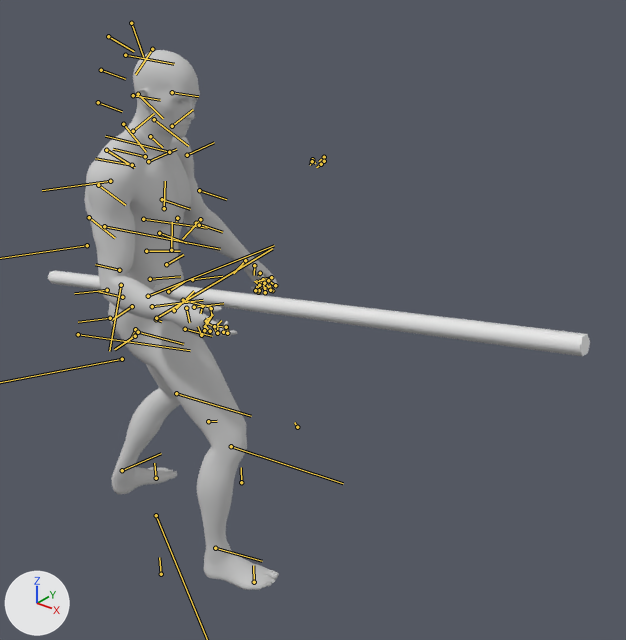
The FBX model Character/Animation/ZWM/Attack/Weapon_8/Weapon_8_Attack_2/RootAnim_Weapon_8_Attack_2.FBX: old version first, new version second.
Rendered twice from a camera (50 mm lens) standing at (2.85, -1.71, 2.1) and looking at (1.26, 0.28, 0.86). The axes (+X, +Y, +Z) are drawn at lower left. The lights are the same throughout. Both versions are drawn at frame 42 of the action 'Take 001'; the numbers are the values there. The bones that bend it are drawn over the model as lines.

Objects in the first picture: 'Cylinder002', 'Male_Body', 'Male_Eyeball', 'Male_Foot', 'Male_Hand', 'Male_Head', 'Male_Leg'.
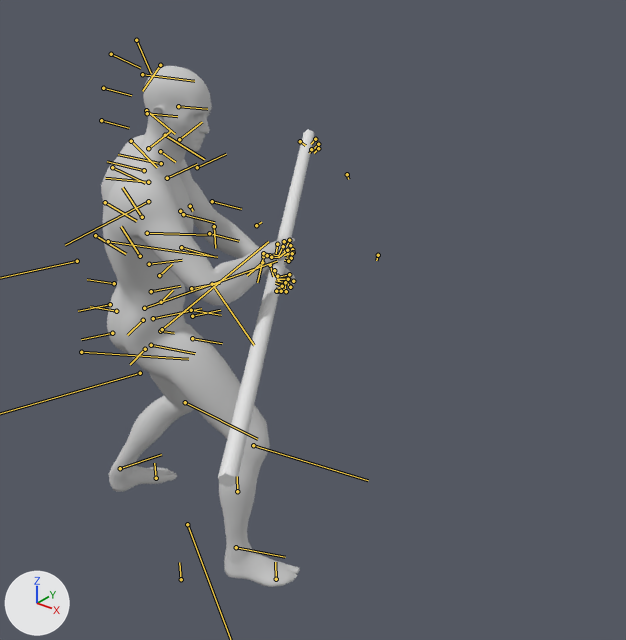
ob_point_take_r is not drawn itself; it is the parent of ob_cylinder002.

The edits, one by one:
Object 'Bip001' (bone_rig_object) moves from (0.47, -0.22, 87.92) to (0.67, -0.78, 84.0).
Object 'Bip001' (bone_rig_object) turns from (1, 0, 57) to (2, 1, 67) degrees about its own x, y and z.
Bone 'Bip001 Spine' (bone_bip001_spine) turns from (-10, 0, -4) to (-4, 1, -3) degrees about its own x, y and z.
Bone 'Bip001 Spine1' (bone_bip001_spine1) turns from (-10, -2, 10) to (-4, 0, 11) degrees about its own x, y and z.
Bone 'Bip001 Spine2' (bone_bip001_spine2) turns from (-9, 0, 9) to (-3, 1, 11) degrees about its own x, y and z.
Bone 'Bip001 Head' (bone_bip001_head) turns from (-1, -1, 1) to (-11, 2, -1) degrees about its own x, y and z.
Bone 'Bip001 L Clavicle' (bone_bip001_l_clavicle) turns from (4, -2, -30) to (5, -1, -44) degrees about its own x, y and z.
Bone 'Bip001 L UpperArm' (bone_bip001_l_upperarm) turns from (15, 22, 2) to (22, 22, -27) degrees about its own x, y and z.
Bone 'Bip001 L Hand' (bone_bip001_l_hand) turns from (-38, 8, -12) to (-47, 10, -16) degrees about its own x, y and z.
Bone 'Bip001 R Clavicle' (bone_bip001_r_clavicle) turns from (0, -1, -3) to (-1, 0, -5) degrees about its own x, y and z.
Bone 'Bip001 R UpperArm' (bone_bip001_r_upperarm) turns from (13, -32, -8) to (-24, -13, -35) degrees about its own x, y and z.
Bone 'Bip001 R Forearm' (bone_bip001_r_forearm) turns from (0, 0, -53) to (0, 0, -71) degrees about its own x, y and z.
Bone 'Bip001 R Hand' (bone_bip001_r_hand) turns from (46, 0, -1) to (-15, -7, -5) degrees about its own x, y and z.
Bone 'Bip001 R Thigh' (bone_bip001_r_thigh) turns from (25, -20, 31) to (28, -27, 36) degrees about its own x, y and z.
Bone 'Bip001 R Calf' (bone_bip001_r_calf) turns from (0, 0, -39) to (0, 0, -47) degrees about its own x, y and z.
Bone 'Bip001 L Thigh' (bone_bip001_l_thigh) turns from (-2, 3, 16) to (18, -2, 22) degrees about its own x, y and z.
Bone 'Bip001 L Calf' (bone_bip001_l_calf) turns from (0, 0, -44) to (0, 0, -54) degrees about its own x, y and z.

Pixel boxes (x1, y1, x2, y2) of what changed, in the pictures (626 x 640 px):
'Male_Body', posed
    before: (84, 135, 244, 320)
    after: (101, 136, 266, 315)
'Male_Leg', posed (17% wider)
    before: (108, 280, 247, 544)
    after: (107, 289, 270, 543)
'Cylinder002', posed (82% narrower, 317% taller)
    before: (48, 271, 590, 356)
    after: (218, 129, 314, 487)
'Male_Head', posed
    before: (119, 50, 200, 208)
    after: (125, 66, 212, 197)
'Male_Foot', posed (14% wider)
    before: (111, 461, 279, 590)
    after: (109, 459, 300, 587)
'Male_Hand', posed
    before: (157, 247, 278, 337)
    after: (254, 238, 296, 293)
'Male_Eyelash', posed (not visible afterwards)
    before: (177, 98, 199, 104)
'Male_Eyeball', posed (not visible afterwards)
    before: (179, 98, 197, 102)
bone 'Bip001 Spine', root to tip
    before: (150, 279) to (180, 276)
    after: (151, 291) to (180, 286)
bone 'Bip001 Spine1', root to tip
    before: (146, 251) to (180, 251)
    after: (149, 264) to (182, 260)
bone 'Bip001 Spine2', root to tip
    before: (143, 219) to (207, 228)
    after: (147, 233) to (212, 235)
bone 'Bip001 Head', root to tip
    before: (154, 119) to (188, 146)
    after: (165, 135) to (204, 159)
bone 'Bip001 L Clavicle', root to tip
    before: (145, 156) to (113, 149)
    after: (144, 170) to (107, 161)
bone 'Bip001 L UpperArm', root to tip
    before: (169, 152) to (105, 136)
    after: (161, 163) to (118, 154)
bone 'Bip001 L Hand', root to tip
    before: (245, 260) to (233, 273)
    after: (262, 262) to (247, 275)
bone 'Bip001 R Clavicle', root to tip
    before: (132, 165) to (95, 158)
    after: (148, 182) to (105, 178)
bone 'Bip001 R UpperArm', root to tip
    before: (110, 181) to (42, 190)
    after: (148, 201) to (65, 245)
bone 'Bip001 R Forearm', root to tip
    before: (121, 285) to (109, 351)
    after: (212, 284) to (254, 345)
bone 'Bip001 R Hand', root to tip
    before: (174, 310) to (194, 291)
    after: (263, 256) to (257, 282)
bone 'Bip001 R Thigh', root to tip
    before: (156, 318) to (272, 248)
    after: (162, 329) to (268, 241)
bone 'Bip001 R Calf', root to tip
    before: (231, 446) to (343, 483)
    after: (253, 445) to (368, 480)
bone 'Bip001 L Thigh', root to tip
    before: (148, 296) to (274, 245)
    after: (144, 308) to (277, 261)
bone 'Bip001 L Calf', root to tip
    before: (176, 393) to (251, 416)
    after: (185, 402) to (257, 439)
